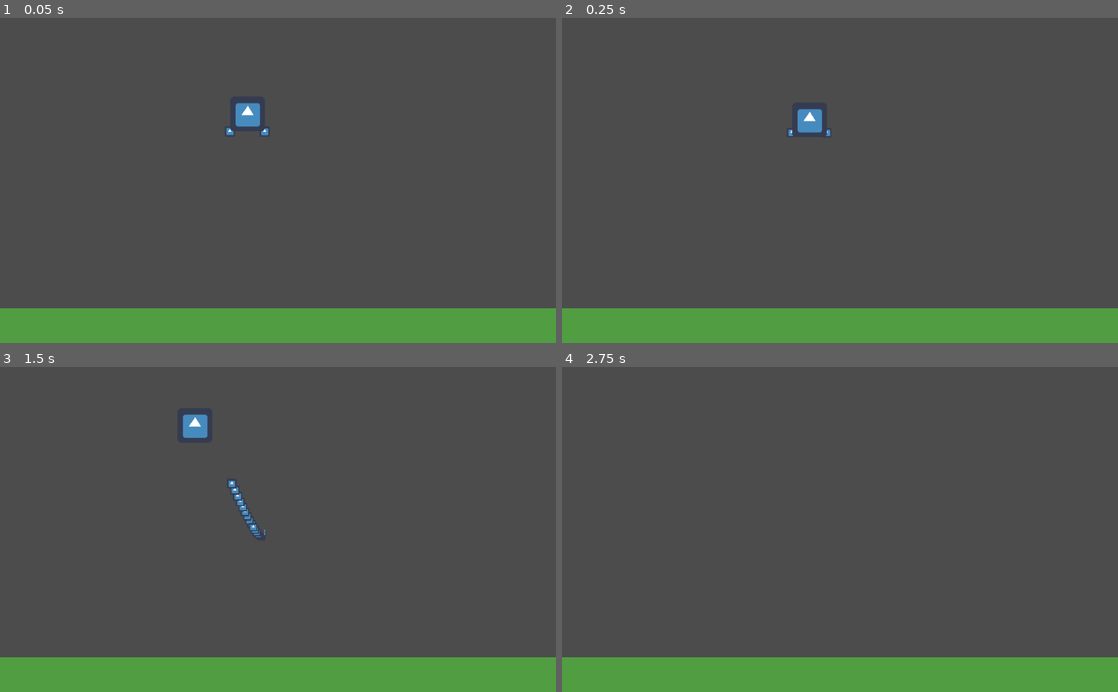
Above: before the commit, frames 1-4 (two rows, left to right).
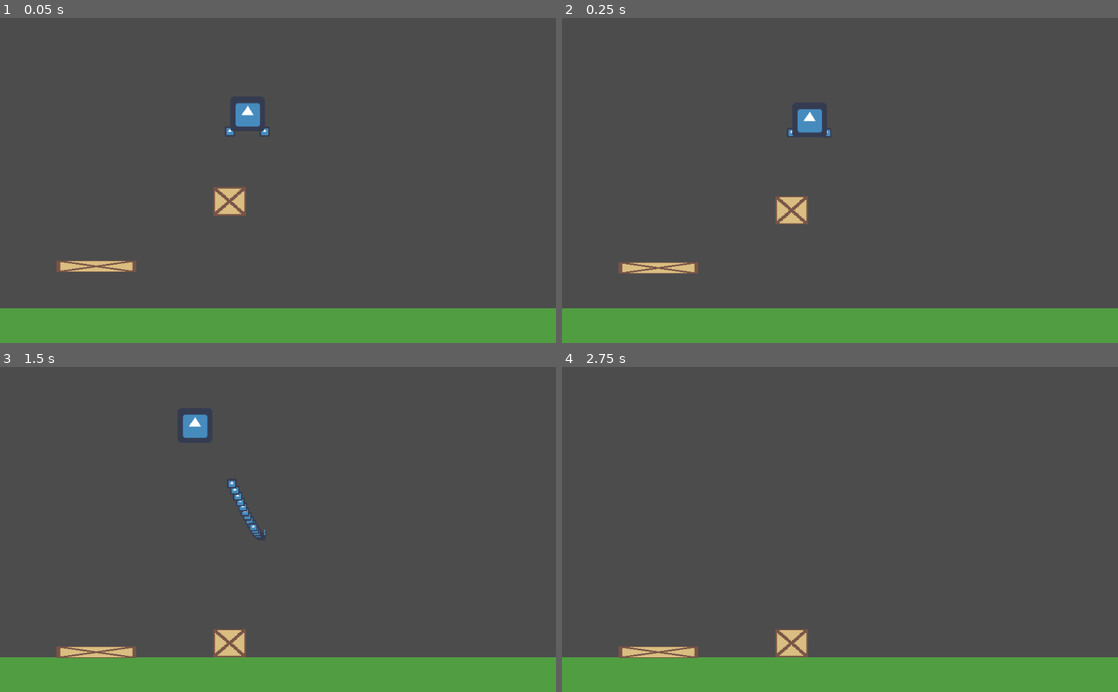
Above: after the commit, the same moments.

Repository: Team-Pufferfish/Off-The-Rails
Game: Godot game, scene res://testship.tscn
Same seed, same stepped clock (60 frames per second), same inputs: the game is played once before the commit and once after it. The engine's default icon, where the game draws it, is replaced by a stand-in: a white triangle on a blue panel in a dark square.
Inputs:
- Up to frame 1 (0.05 s): no input
- Up to frame 2 (0.25 s): no input
- Up to frame 3 (1.5 s): hold Right (ui_right) 0.53-1.28 s; hold Down (ui_down) from 1.28 s (still down)
- Up to frame 4 (2.75 s): release Down (ui_down) at 2.03 s; hold Right (ui_right) from 2.03 s (still down)

The runs differ from the first frame. In frame 1, 1.0% of the frame differs, in the area x 10-45%, y 51-79%; in frame 2, 1.0%; in frame 3, 1.0%; in frame 4, 1.0%.

Commit message:
initial player with rope

Diff:
--- a/Ship.gd
+++ b/Ship.gd
@@ -1,7 +1,16 @@
 extends RigidBody2D
 
 export var thrust = 400
+export var rope_segment_size = 8
 
+var ropeNode = preload("res://rope_link.tscn")
+
+var joints = []
+var rope_segments = []
+
+
+func _physics_process(delta):
+	pass
 
 
 func _integrate_forces(state):
@@ -23,3 +32,69 @@
 		set_applied_force(Vector2())
 		$left_thruster.emitting = false
 		$right_thruster.emitting = false
+
+
+
+	if Input.is_action_just_pressed("ui_down"):
+		if len(joints) > 0:
+			for joint in joints:
+				remove_child(joint)
+
+			for rope in rope_segments:
+				remove_child(rope)
+
+			rope_segments = []
+			joints = []
+		else:
+			var space_state = get_world_2d().direct_space_state
+
+			var below_player = position + Vector2(0,500)
+
+			var result = space_state.intersect_ray(position,below_player,[self])
+
+			if len(result.keys()) > 0:
+				var node = result["collider"]
+				if node.get_class() == "RigidBody2D":
+
+
+					print(result)
+					var rope_distance = abs(position[1] - result["position"][1])
+					var iterations = int(rope_distance / rope_segment_size) - 1
+
+					var last_element = self
+
+
+					for i in range(iterations):
+
+
+						var rope_segment = ropeNode.instance()
+						rope_segment.position = Vector2(0,32)
+						rope_segment.position.y += rope_segment_size * i
+
+
+						rope_segment.position.x = 0
+						rope_segments.append(rope_segment)
+						add_child(rope_segment)
+
+
+						var joint = PinJoint2D.new()
+						joint.disable_collision = true
+						joint.softness = 0.5
+						joint.set_node_a(last_element.get_path())
+						joint.set_node_b(rope_segment.get_path())
+						last_element.add_child(joint)
+						joints.append(joint)
+
+						last_element = rope_segment
+
+					var last_attach_point = result["normal"]
+					print(last_attach_point)
+
+
+					var joint = PinJoint2D.new()
+					joint.set_node_a(last_element.get_path())
+
+
+					joint.set_node_b(node.get_path())
+					last_element.add_child(joint)
+					joints.append(joint)
--- /dev/null
+++ b/rope_link.tscn
@@ -0,0 +1,38 @@
+[gd_scene load_steps=3 format=2]
+
+[ext_resource path="res://rope_segment.png" type="Texture" id=1]
+
+[sub_resource type="RectangleShape2D" id=1]
+
+custom_solver_bias = 0.0
+extents = Vector2( 3.90059, 4.16877 )
+
+[node name="rope_link" type="RigidBody2D"]
+
+input_pickable = false
+collision_layer = 1
+collision_mask = 1
+mode = 0
+mass = 0.4
+friction = 1.0
+bounce = 0.0
+gravity_scale = 0.5
+custom_integrator = false
+continuous_cd = 0
+contacts_reported = 0
+contact_monitor = false
+sleeping = false
+can_sleep = true
+linear_velocity = Vector2( 0, 0 )
+linear_damp = -1.0
+angular_velocity = 0.0
+angular_damp = -1.0
+
+[node name="Sprite" type="Sprite" parent="." index="0"]
+
+texture = ExtResource( 1 )
+_sections_unfolded = [ "Transform" ]
+
+[node name="CollisionShape2D" type="CollisionShape2D" parent="." index="1"]
+
+shape = SubResource( 1 )
--- a/testship.tscn
+++ b/testship.tscn
@@ -1,7 +1,8 @@
-[gd_scene load_steps=11 format=2]
+[gd_scene load_steps=14 format=2]
 
 [ext_resource path="res://Ship.gd" type="Script" id=1]
 [ext_resource path="res://icon.png" type="Texture" id=2]
+[ext_resource path="res://box.png.png" type="Texture" id=3]
 
 [sub_resource type="Gradient" id=1]
 
@@ -82,6 +83,16 @@
 anim_loop = false
 _sections_unfolded = [ "Emission Shape", "Gravity", "Scale", "Trail" ]
 
+[sub_resource type="RectangleShape2D" id=10]
+
+custom_solver_bias = 0.0
+extents = Vector2( 31.026, 26.4125 )
+
+[sub_resource type="RectangleShape2D" id=11]
+
+custom_solver_bias = 0.0
+extents = Vector2( 71.4648, 10 )
+
 [node name="Root" type="Node" index="0"]
 
 [node name="Floor" type="StaticBody2D" parent="." index="0"]
@@ -165,12 +176,14 @@
 angular_velocity = 0.0
 angular_damp = -1.0
 script = ExtResource( 1 )
-_sections_unfolded = [ "Linear" ]
+_sections_unfolded = [ "Angular", "Applied Forces", "Collision", "Linear", "Material", "Pause", "Visibility" ]
 thrust = 6000
+rope_segment_size = 8
 
 [node name="Sprite" type="Sprite" parent="Ship" index="0"]
 
 texture = ExtResource( 2 )
+_sections_unfolded = [ "Animation", "Offset", "Region", "Transform" ]
 
 [node name="CollisionShape2D" type="CollisionShape2D" parent="Ship" index="1"]
 
@@ -225,3 +238,71 @@
 h_frames = 1
 v_frames = 1
 _sections_unfolded = [ "Drawing", "Process Material", "Textures", "Time", "Visibility" ]
+
+[node name="Box" type="RigidBody2D" parent="." index="2"]
+
+position = Vector2( 422.74, 338.031 )
+input_pickable = false
+collision_layer = 1
+collision_mask = 1
+mode = 0
+mass = 6.0
+friction = 1.0
+bounce = 0.0
+gravity_scale = 6.0
+custom_integrator = false
+continuous_cd = 0
+contacts_reported = 0
+contact_monitor = false
+sleeping = false
+can_sleep = true
+linear_velocity = Vector2( 0, 0 )
+linear_damp = -1.0
+angular_velocity = 0.0
+angular_damp = -0.75
+_sections_unfolded = [ "Angular", "Collision", "Linear", "Material", "Pickable", "Transform", "Visibility" ]
+
+[node name="Sprite" type="Sprite" parent="Box" index="0"]
+
+scale = Vector2( 2.86259, 2.48296 )
+texture = ExtResource( 3 )
+_sections_unfolded = [ "Material", "Region", "Transform" ]
+
+[node name="CollisionShape2D" type="CollisionShape2D" parent="Box" index="1"]
+
+shape = SubResource( 10 )
+_sections_unfolded = [ "Transform" ]
+
+[node name="RigidBody2D" type="RigidBody2D" parent="." index="3"]
+
+position = Vector2( 117.573, 458.231 )
+input_pickable = false
+collision_layer = 1
+collision_mask = 1
+mode = 0
+mass = 50.0
+friction = 1.0
+bounce = 0.0
+gravity_scale = 1.0
+custom_integrator = false
+continuous_cd = 0
+contacts_reported = 0
+contact_monitor = false
+sleeping = false
+can_sleep = true
+linear_velocity = Vector2( 0, 0 )
+linear_damp = -1.0
+angular_velocity = 0.0
+angular_damp = -1.0
+_sections_unfolded = [ "Transform" ]
+
+[node name="Sprite" type="Sprite" parent="RigidBody2D" index="0"]
+
+position = Vector2( 59.8361, 0 )
+scale = Vector2( 6.98361, 1 )
+texture = ExtResource( 3 )
+
+[node name="CollisionShape2D" type="CollisionShape2D" parent="RigidBody2D" index="1"]
+
+position = Vector2( 59.0285, 0 )
+shape = SubResource( 11 )
Binary file added: box.png.png
Not shown, added: box.png.png.import
Binary file added: magnet.png
Not shown, added: magnet.png.import
Binary file added: rope_segment.png
Not shown, added: rope_segment.png.import
